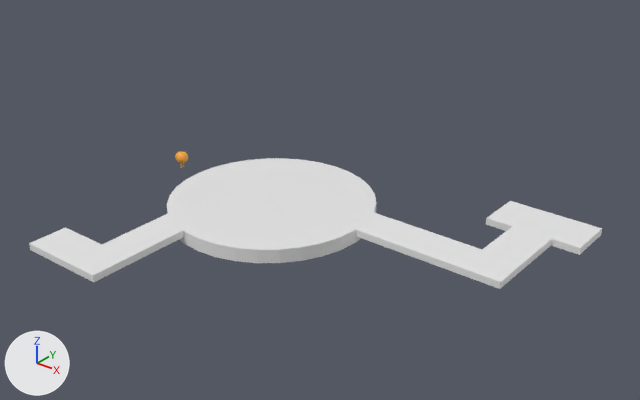
What one commit did to the Blender file Blender/level-design-save1.blend.
The view is the same before and after, from a 50 mm lens placed at (77.3, -85.6, 55.6), pointed at (10.6, -2.2, 3.9). Lighting does not change. The marker at lower left points along +X, +Y and +Z.

The first picture shows 'Bridges', 'Circle_Maze_Floor', 'Cube', 'kernel1'.
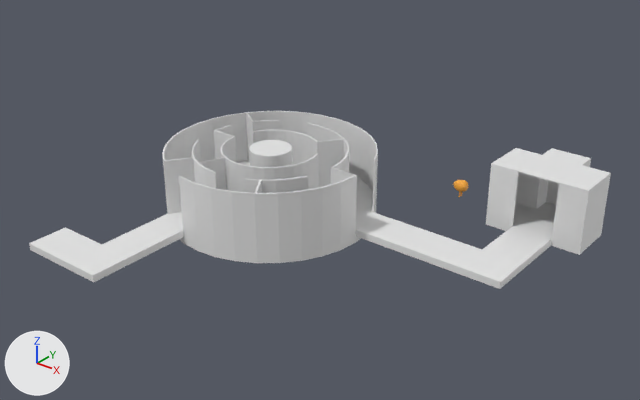
The newer file is also turned or shifted as a whole; pictures and numbers use the older file's frame.

What differs and where, as boxes (x1, y1, x2, y2) in the pictures (640 x 400 px):
'Circle_Maze_Walls', shown
    after: (162, 111, 378, 250)
'Key_Room_Walls', added
    after: (486, 148, 611, 248)
'Cube', deleted
    before: (486, 201, 602, 255)
'Key_Room_Floor', added
    after: (486, 202, 602, 255)
'kernel1', moved
    before: (175, 152, 188, 168)
    after: (453, 180, 469, 197)
'Circle_Maze_Floor', unchanged, covered by the edit
    before: (167, 158, 376, 263)
    after: (167, 161, 376, 263)

Diff of the bpy script that builds the scene:
```diff
--- a/Blender/level-design-save1.blend.py
+++ b/Blender/level-design-save1.blend.py
@@ me_cube_001 @@
+me_cube_001.from_pydata(...)  # 72 vertices, 81 faces; spans x 27.0..40.74, y 14.0..24.0, z -1.0..7.2
@@ me_cube_1 @@
+me_cube_1.from_pydata(...)  # 28 vertices, 26 faces; spans x 27.0..40.74, y 14.0..24.0, z -1.0..0.0
@@ ob_kernel1 @@
 ob_kernel1 = bpy.data.objects.new('kernel1', me_sphere_001)
-ob_kernel1.location = (-18.4, -0.2, 1.8)
+ob_kernel1.location = (20.7, 17.7, 1.8)
 ob_kernel1.rotation_euler = (0.0, 0.0, -1.6)  # degrees (0, 0, -92)
@@ ob_circle_maze_walls @@
 ob_circle_maze_walls.location = (0.0, 0.0, 0.0)
-ob_circle_maze_walls.hide_set(True)
@@ ob_cube @@
-ob_cube = bpy.data.objects.new('Cube', me_cube)
-ob_cube.location = (0.0, 0.0, 0.0)
@@ ob_key_room_walls @@
+ob_key_room_walls = bpy.data.objects.new('Key_Room_Walls', me_cube_001)
+ob_key_room_walls.location = (0.0, 0.0, 1.0)
@@ ob_key_room_floor @@
+ob_key_room_floor = bpy.data.objects.new('Key_Room_Floor', me_cube_1)
+ob_key_room_floor.location = (0.0, 0.0, 0.0)
```
